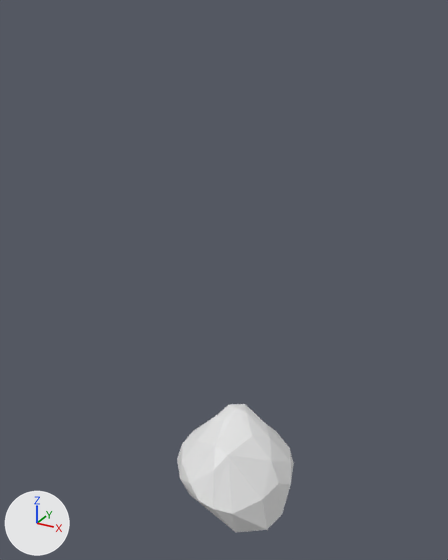
Renders of the Blender file Assets/Meshes/rock.blend from each side of a commit.
Rendered twice from a 50 mm lens placed at (5.18, -10.01, 9.36), pointed at (-0.31, -0.02, 4.37). The axes (+X, +Y, +Z) are drawn at lower left. The lights are the same throughout.

The older version as bpy lines, for what is in view:
```python
me_sphere = bpy.data.meshes.new('Sphere')
me_sphere.from_pydata(...)  # 482 vertices, 512 faces; spans x -1.44..1.34, y -1.41..1.3, z -1.08..1.08
ob_sphere = bpy.data.objects.new('Sphere', me_sphere)
ob_sphere.location = (0.0, 0.0, 0.0)
_m = ob_sphere.modifiers.new('Decimate', 'DECIMATE')
_m.ratio = 0.117
```
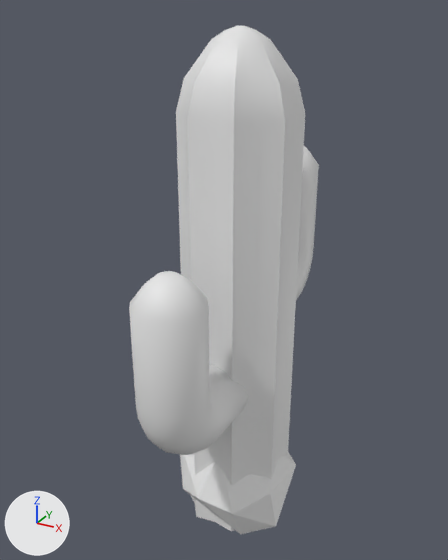
What differs and where, as boxes (x1, y1, x2, y2) in the pictures (448 x 560 px):
'Cactus', added
    after: (176, 25, 305, 531)
'Cylinder.001', added
    after: (129, 271, 248, 455)
'Cylinder', added
    after: (296, 146, 319, 300)

Diff of the bpy script that builds the scene:
```diff
--- a/Assets/Meshes/rock.blend.py
+++ b/Assets/Meshes/rock.blend.py
@@ me_cylinder_002 @@
+me_cylinder_002.from_pydata(...)  # 176 vertices, 162 faces; spans x -1.0..1.0, y -1.0..4.75, z -4.46..-0.19
+me_cylinder_002.polygons.foreach_set('use_smooth', [True] * 162)
@@ me_cylinder @@
+me_cylinder.from_pydata(...)  # 96 vertices, 82 faces; spans x -1.06..1.06, y -1.06..1.06, z -1.0..9.08
+me_cylinder.polygons.foreach_set('use_smooth', [True] * 82)
@@ ob_cylinder_001 @@
+ob_cylinder_001 = bpy.data.objects.new('Cylinder.001', me_cylinder_002)
+ob_cylinder_001.parent = ob_cactus
+ob_cylinder_001.location = (0.0, -0.195, 2.349)
+ob_cylinder_001.rotation_euler = (1.571, 0.0, -3.142)  # degrees (90, 0, -180)
+ob_cylinder_001.scale = (0.651, 0.651, 0.651)
@@ ob_cactus @@
+ob_cactus = bpy.data.objects.new('Cactus', me_cylinder)
+ob_cactus.location = (0.0, 0.0, 0.0)
+_m = ob_cactus.modifiers.new('EdgeSplit', 'EDGE_SPLIT')
+_m.split_angle = 0.611
@@ ob_cylinder @@
+ob_cylinder = bpy.data.objects.new('Cylinder', me_cylinder_002.copy())
+ob_cylinder.parent = ob_cactus
+ob_cylinder.location = (0.0, 0.0347, 3.691)
+ob_cylinder.rotation_euler = (1.571, 0.0, 0.0)  # degrees (90, 0, 0)
+ob_cylinder.scale = (0.651, 0.651, 0.651)
```
